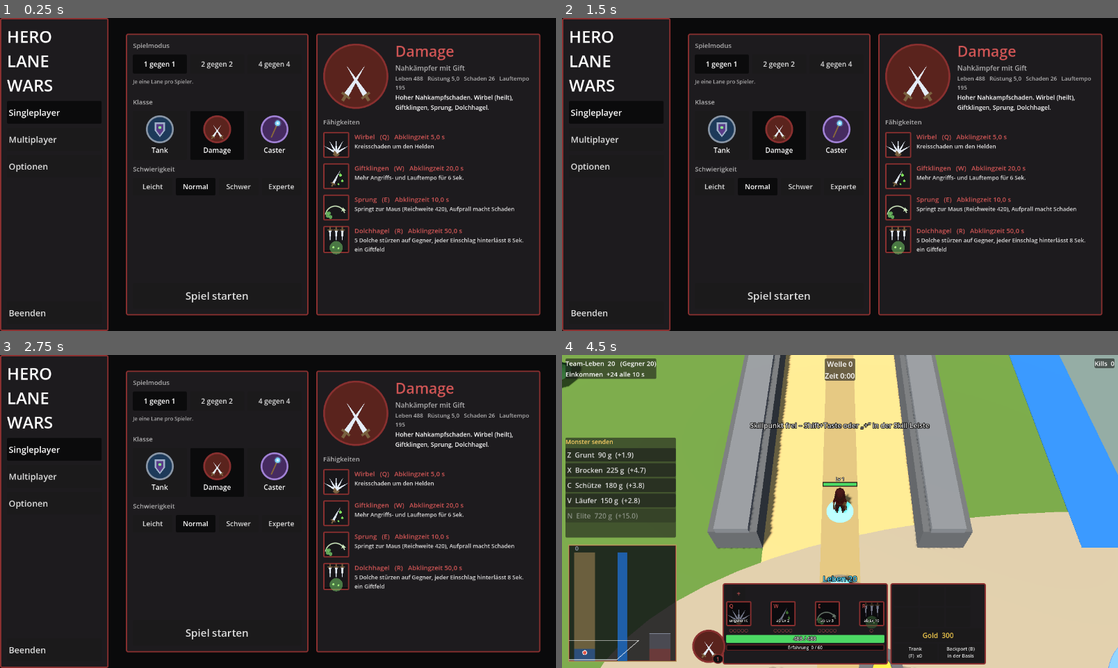
Above: before the commit, frames 1-4 (two rows, left to right).
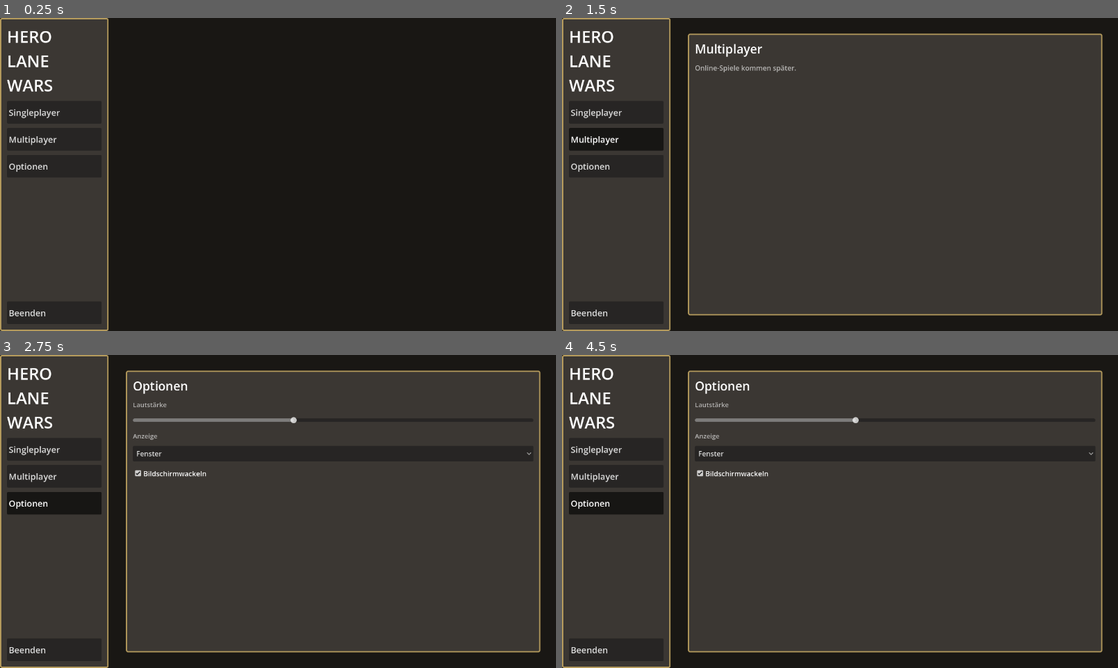
Above: after the commit, the same moments.

Repository: Tarux21/hero-lane-wars
Game: Godot game, scene res://scenes/main.tscn
Two runs of this game, one before a commit and one after it. Both use one fixed random seed, a clock stepped at 60 frames per second and the inputs below.
Inputs (mouse positions are in pixels of both pictures, inside the frame that each line leads up to):
- Up to frame 1 (0.25 s): no input
- Up to frame 2 (1.5 s): click "Singleplayer" at 0.5 s; click "Multiplayer" at 1.25 s
- Up to frame 3 (2.75 s): click "Optionen" at 2 s
- Up to frame 4 (4.5 s): click (756, 524) at 2.75 s, where only the run before the commit has a clickable "Normal"; click (756, 524) at 3.5 s, where only the run before the commit has a clickable "Normal"; click (778, 633) at 4.25 s, where only the run before the commit has a clickable "Spiel starten"

The runs differ from the first frame. In frame 1, 24% of the frame differs, in the area x 0-98%, y 0-100%; in frame 2, 81%; in frame 3, 78%; in frame 4, 94%, in the area x 0-100%, y 0-100%.

Commit message:
Hauptmenue: Fenster klappen erst nach Klick auf Singleplayer/Optionen auf, Vorschau erst nach Klassenwahl; Klicks auf Menueliste funktionieren (Flaeche fing Maus ab); Test mit echten Mausklicks
Co-Authored-By: Claude Sonnet 5.5 <noreply@anthropic.com>

Diff:
--- a/godot/scripts/game.gd
+++ b/godot/scripts/game.gd
@@ -119,6 +119,8 @@
 var botplay := false                  # Test: auch dein Held wird vom Bot gesteuert (ganze Partien Bot gegen Bot)
 var golden_eco_filter := ""
 var menu_shot := ""
+var menu_click := ""                  # Test: Menü per echten Mausklicks bedienen, z. B. --menuclick=options oder single,class_tank
+var menu_obj
 var fxtest := ""                     # Test: Effekt einer Fähigkeit zeigen (q, w, e, rfire, rfrost, rlightning) und Bilder speichern
 var fx_rank := 3
 var menu_test := false                # Test: Menü per Skript bedienen (Spiel starten drücken)
@@ -231,6 +233,8 @@
 			direct = true
 		elif a.begins_with("--rank="):
 			fx_rank = int(a.substr(7))
+		elif a.begins_with("--menuclick="):
+			menu_click = a.substr(12)
 		elif a.begins_with("--menushot="):
 			menu_shot = a.substr(11)
 	if direct:
@@ -282,6 +286,24 @@
 				get_viewport().get_texture().get_image().save_png(menu_shot)
 			get_tree().quit()
 			return
+		if menu_click != "":              # Test: echte Mausklicks auf Menü-Knöpfe
+			for key in menu_click.split(","):
+				for i in 4:
+					await get_tree().process_frame
+				var tgt: Control = menu_obj.target(key)
+				var pos: Vector2 = tgt.get_global_rect().get_center()
+				var mv := InputEventMouseMotion.new()
+				mv.position = pos
+				mv.global_position = pos
+				Input.parse_input_event(mv)
+				for down in [true, false]:
+					var ev := InputEventMouseButton.new()
+					ev.button_index = MOUSE_BUTTON_LEFT
+					ev.pressed = down
+					ev.position = pos
+					ev.global_position = pos
+					Input.parse_input_event(ev)
+					await get_tree().process_frame
 		if menu_shot != "":               # Test: Menü-Bild speichern und beenden
 			for i in 5:
 				await get_tree().process_frame
@@ -361,6 +383,7 @@
 	bot_style = "random"                  # Gegner-Stil und Build werden je Gegner zufällig gemischt (kein Menüpunkt)
 	var mm := MainMenuLib.new()
 	mm.g = self
+	menu_obj = mm
 	menu_go = mm.build(menu_layer)
 	menu_go.pressed.connect(func():
 		menu_layer.queue_free()
@@ -1852,7 +1875,7 @@
 ## Beim Start: gespeicherte Anzeige anwenden, aber nicht in Tests und Bild-Läufen (feste Auflösung)
 func _apply_saved_display() -> void:
 	for a in OS.get_cmdline_user_args():
-		for t in ["--sim", "--shot", "--selftest", "--golden", "--fxtest", "--menushot", "--menu-test", "--shopshot", "--itemcatalog", "--dbgshot", "--uimenu", "--uitip", "--botplay", "--autoplay"]:
+		for t in ["--sim", "--shot", "--selftest", "--golden", "--fxtest", "--menushot", "--menuclick", "--menu-test", "--shopshot", "--itemcatalog", "--dbgshot", "--uimenu", "--uitip", "--botplay", "--autoplay"]:
 			if a.begins_with(t):
 				return
 	var cf := ConfigFile.new()
--- a/godot/scripts/main_menu.gd
+++ b/godot/scripts/main_menu.gd
@@ -20,8 +20,10 @@
 var mode_info: Label
 var preview: VBoxContainer
 var go_btn: Button
+var preview_panel: Control
 var bg_rect: ColorRect
 var panels: Array = []                      # alle Felder, werden mit der Klassenfarbe neu umrandet
+var cards: Dictionary = {}
 
 
 func build(layer: CanvasLayer) -> Button:
@@ -39,7 +41,9 @@
 	area.add_theme_constant_override("margin_top", 36)
 	area.add_theme_constant_override("margin_bottom", 36)
 	root.add_child(area)
+	area.mouse_filter = Control.MOUSE_FILTER_IGNORE            # sonst fängt die Fläche die Klicks auf die Menüliste ab
 	var stack := Control.new()
+	stack.mouse_filter = Control.MOUSE_FILTER_IGNORE
 	area.add_child(stack)
 	pages["single"] = _single_page()
 	pages["multi"] = _note_page("Multiplayer", "Online-Spiele kommen später.")
@@ -47,8 +51,8 @@
 	for k in pages:
 		(pages[k] as Control).set_anchors_preset(Control.PRESET_FULL_RECT)
 		stack.add_child(pages[k])
-	_show_page("single")
-	_apply_class(str(g.hero_key))
+	_show_page("")                                              # zuerst ist nur das Hintergrundbild mit der Menüliste zu sehen
+	_style_all(HudStein.PALETTES["stone"])
 	return go_btn
 
 
@@ -66,6 +70,7 @@
 	title.custom_minimum_size = Vector2(0, 150)
 	vb.add_child(title)
 	var group := ButtonGroup.new()
+	group.allow_unpress = true                                 # nochmal klicken klappt das Fenster wieder zu
 	for e in [["single", "Singleplayer"], ["multi", "Multiplayer"], ["options", "Optionen"]]:
 		var b := Button.new()
 		b.text = e[1]
@@ -76,7 +81,7 @@
 		b.add_theme_font_size_override("font_size", 20)
 		b.focus_mode = Control.FOCUS_NONE
 		var pk: String = e[0]
-		b.pressed.connect(func(): _show_page(pk))
+		b.pressed.connect(func(): _show_page(pk if b.button_pressed else ""))
 		if pk == "multi":
 			b.tooltip_text = "Kommt später"
 		vb.add_child(b)
@@ -98,7 +103,8 @@
 func _show_page(k: String) -> void:
 	for p in pages:
 		(pages[p] as Control).visible = p == k
-	(nav_btns[k] as Button).button_pressed = true
+	if k != "":
+		(nav_btns[k] as Button).button_pressed = true
 
 
 func _label(txt: String, size: int = 14, dim: bool = false) -> Label:
@@ -114,7 +120,9 @@
 	var hb := HBoxContainer.new()
 	hb.add_theme_constant_override("separation", 18)
 	hb.add_child(_settings_panel())
-	hb.add_child(_preview_panel())
+	preview_panel = _preview_panel()
+	preview_panel.visible = false                              # erscheint erst, wenn eine Klasse angeklickt wird
+	hb.add_child(preview_panel)
 	return hb
 
 
@@ -181,6 +189,8 @@
 	go_btn.custom_minimum_size = Vector2(0, 58)
 	go_btn.add_theme_font_size_override("font_size", 24)
 	go_btn.focus_mode = Control.FOCUS_NONE
+	go_btn.disabled = true                                      # erst nach der Klassenwahl
+	go_btn.tooltip_text = "Wähle zuerst eine Klasse"
 	vb.add_child(go_btn)
 	return pc
 
@@ -192,7 +202,8 @@
 	b.custom_minimum_size = Vector2(0, 112)
 	b.size_flags_horizontal = Control.SIZE_EXPAND_FILL
 	b.focus_mode = Control.FOCUS_NONE
-	b.button_pressed = key == g.hero_key
+	b.button_pressed = false
+	cards[key] = b
 	var vb := VBoxContainer.new()
 	vb.set_anchors_preset(Control.PRESET_FULL_RECT)
 	vb.alignment = BoxContainer.ALIGNMENT_CENTER
@@ -226,13 +237,20 @@
 
 
 ## Klasse gewählt: Hauptmenü in die Klassenfarbe tauchen und die Vorschau neu aufbauen
-func _apply_class(key: String) -> void:
-	g.hero_key = key
-	var pal: Dictionary = HudStein.PALETTES[key]
+func _style_all(pal: Dictionary) -> void:
 	g.get_window().theme = HudStein.make_theme(pal)
 	bg_rect.color = (pal["dark"] as Color).darkened(0.35)
 	for pn in panels:
 		(pn as PanelContainer).add_theme_stylebox_override("panel", HudStein.box(pal["bg"], pal["border"], 3, 4, 16))
+
+
+func _apply_class(key: String) -> void:
+	g.hero_key = key
+	var pal: Dictionary = HudStein.PALETTES[key]
+	_style_all(pal)
+	preview_panel.visible = true
+	go_btn.disabled = false
+	go_btn.tooltip_text = ""
 	for c in preview.get_children():
 		c.queue_free()
 	var h: Dictionary = Data.heroes[key]
@@ -338,3 +356,10 @@
 	shake.toggled.connect(func(on: bool): g.set_shake_on(on))
 	vb.add_child(shake)
 	return pc
+
+
+## Test: Knopf für einen Mausklick (Menüliste: single, multi, options; Klassenkarte: class_tank ...)
+func target(key: String) -> Control:
+	if key.begins_with("class_"):
+		return cards[key.substr(6)]
+	return nav_btns[key]
